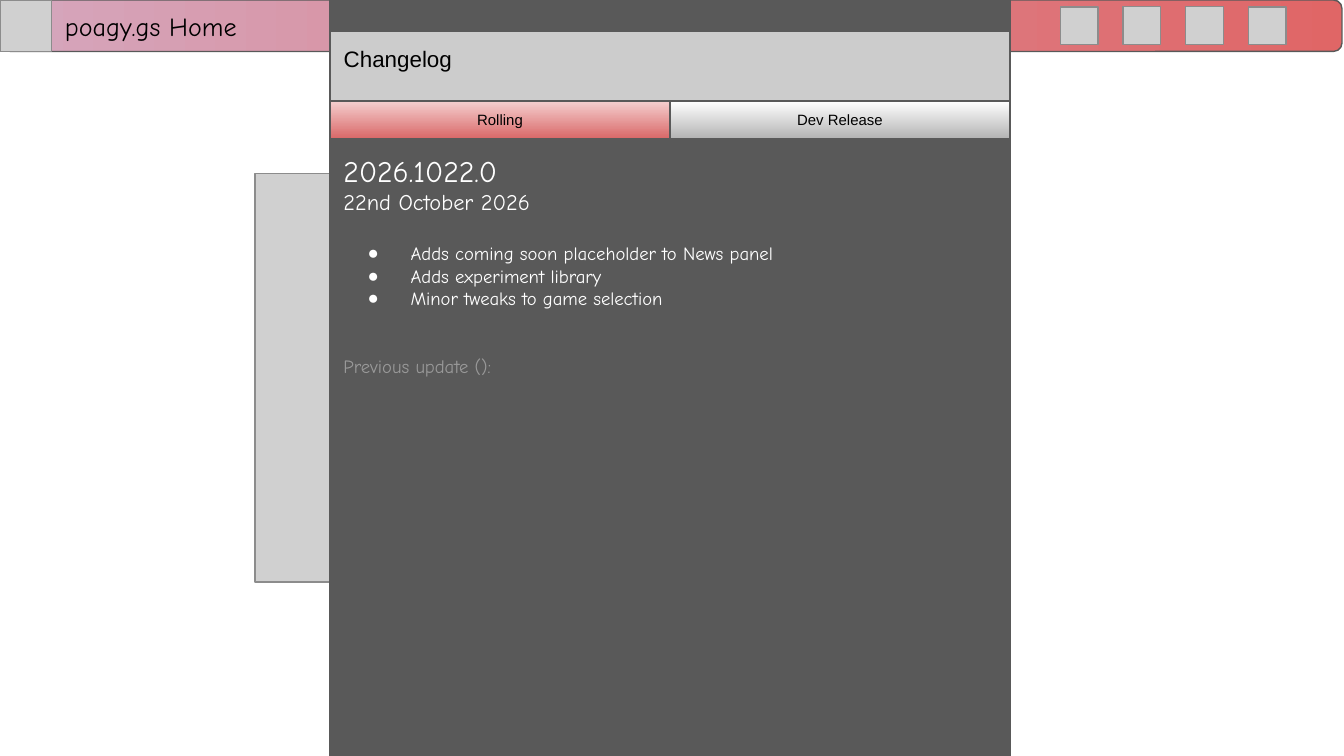
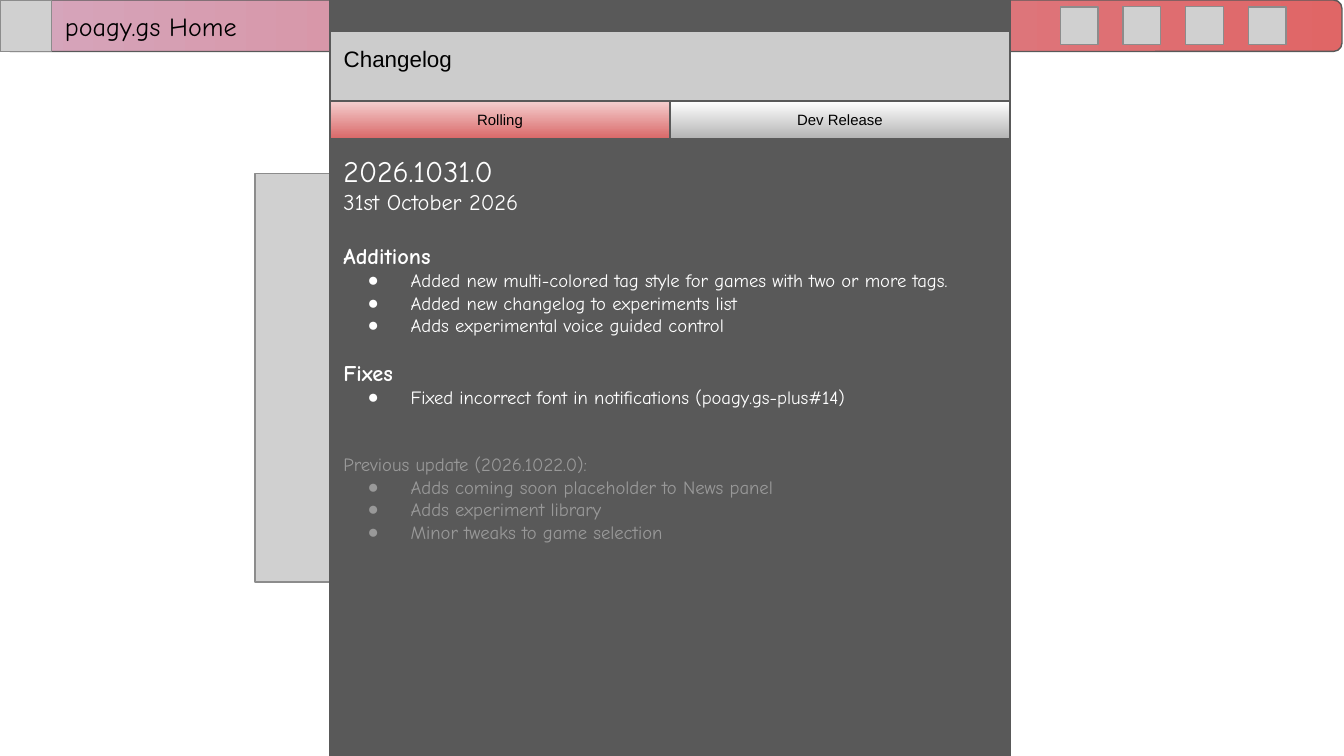
Before and after one commit to RitPigDev/poagy.gs-plus, a slide deck: slide 12 of poagy.gs+.pptx (slide 9 before the commit). Drawn at 1344x756 pixels with LibreOffice and Linux fonts; fonts in the diff are those of the drawing; grey boxes stand for pictures; background and template pictures are left out. Boxes give left, top, right and bottom in pixels: in the first picture for what was removed or moved away, otherwise in the second. Text is boxed around its words. In the diff, an @@ line names an element or a change of style, - is before the commit and + after.

Commit message:
Update to version 2026.1031.0

```diff
--- a/poagy.gs+.pptx
+++ b/poagy.gs+.pptx
@@ text in rectangle at (x1=343, y1=161, x2=948, y2=474): text changed; size 12 to 10 pt @@
-2026.1022.0
-22nd October 2026
+2026.1031.0
+31st October 2026
+Additions
+● Added new multi-colored tag style for games with two or more tags.
+● Added new changelog to experiments list
+● Adds experimental voice guided control
+Fixes
+● Fixed incorrect font in notifications (poagy.gs-plus#14)
+Previous update (2026.1022.0):
@@ text in rectangle at (x1=343, y1=361, x2=469, y2=376): paragraph removed @@
-Previous update ():
@@ text in rectangle at (x1=411, y1=482, x2=773, y2=542): text colour #FFFFFF to #999999 in "Adds coming soon placeholder to News panel", "Adds experiment library", "Minor tweaks to game selection"; bullet colour #FFFFFF to #999999 @@
```
Also in this commit, not shown: 10 other slides changed, 4 slides added, 1 slide removed.
